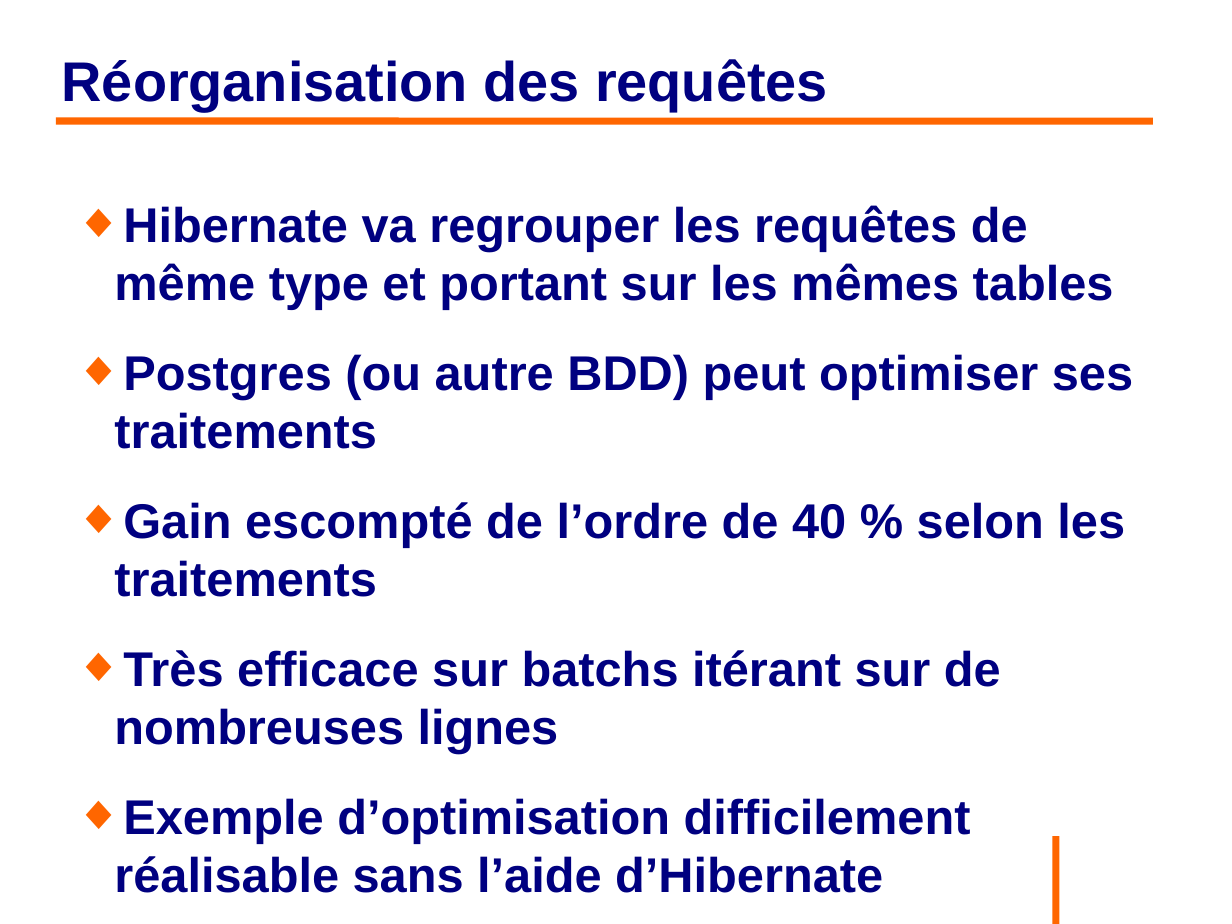
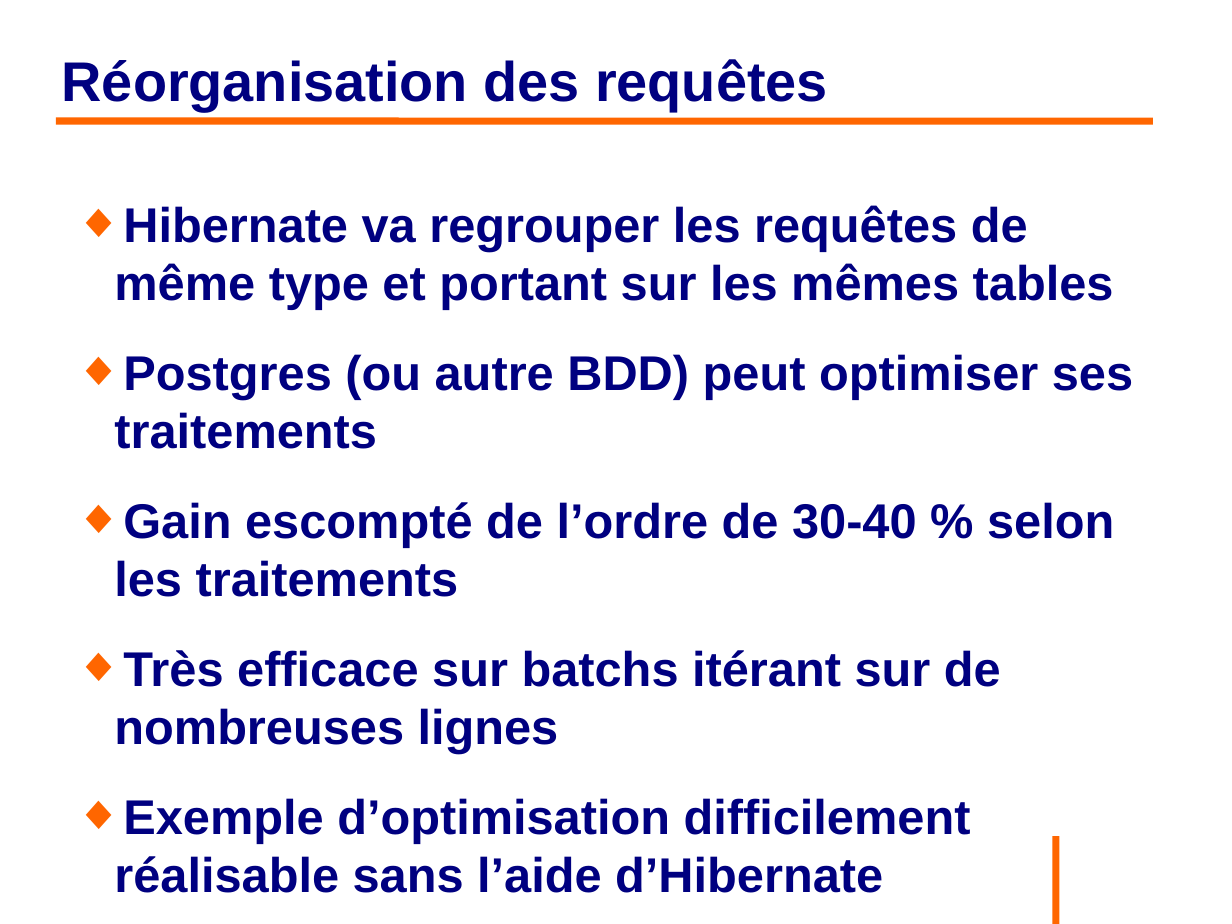
Before and after one commit to philphils/formation-hibernate-avancee, a slide deck: slide 13 of Documentation/diapo_formation_hibernate_avancee.odp. Drawn at 1232x924 pixels with LibreOffice and Linux fonts; fonts in the diff are those of the drawing; background and template pictures are left out. Boxes give left, top, right and bottom in pixels: in the first picture for what was removed or moved away, otherwise in the second. Text is boxed around its words. In the diff, an @@ line names an element or a change of style, - is before the commit and + after.

```diff
--- a/Documentation/diapo_formation_hibernate_avancee.odp
+++ b/Documentation/diapo_formation_hibernate_avancee.odp
@@ text at (114,502,1114,597): text changed @@
-◆ Gain escompté de l’ordre de 40 % selon les traitements
+◆ Gain escompté de l’ordre de 30-40 % selon les traitements
```
Also in this commit, not shown: 8 other slides changed.
